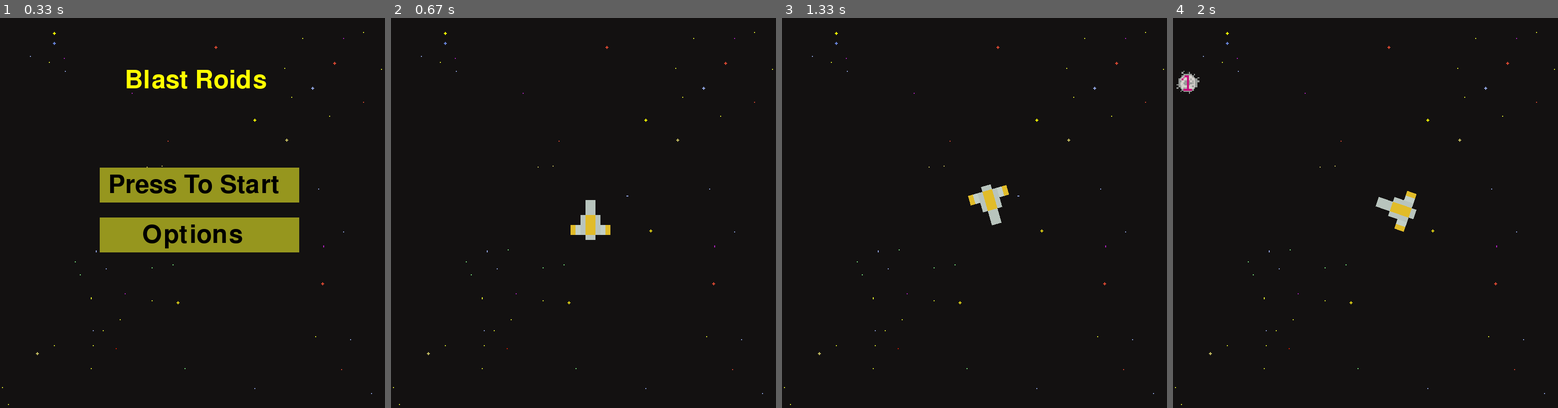
Above: before the commit, frames 1-4 (left to right).
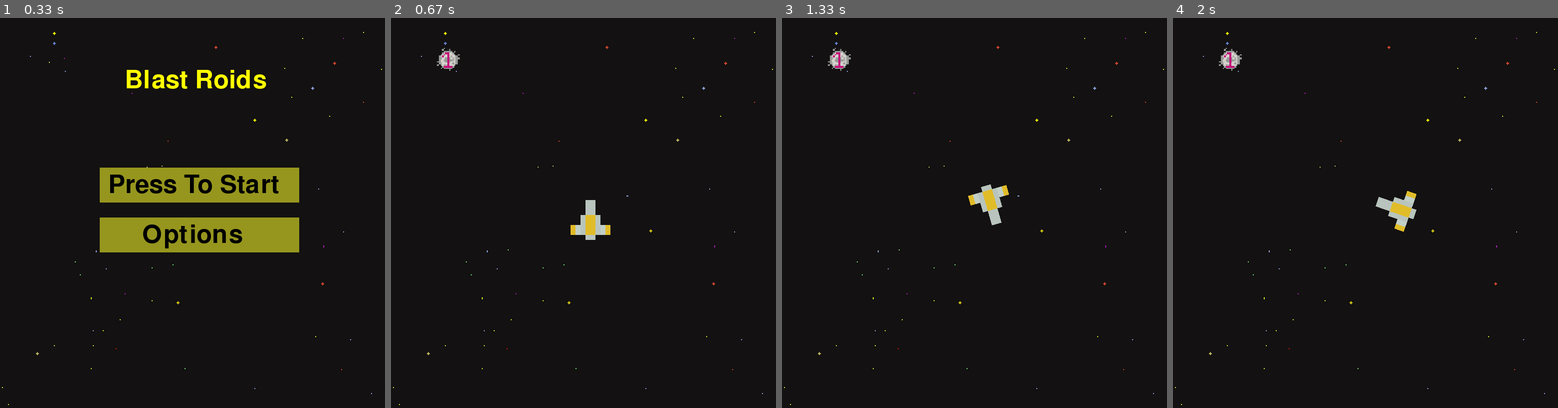
Above: after the commit, the same moments.

Repository: mrmastercat604me/pygame_project
Game: pygame game, started from maingame.py
Two runs of this game, one before a commit and one after it. Both use one fixed random seed, a clock stepped at 60 frames per second and the inputs below.
Inputs (mouse positions are in pixels of both pictures, inside the frame that each line leads up to):
- Up to frame 1 (0.33 s): no input
- Up to frame 2 (0.67 s): click "Press To Start" at 0.38 s
- Up to frame 3 (1.33 s): hold D 0.67-1.13 s; move the mouse to (982, 244) at 0.7 s; hold W from 1.17 s (still down); move the mouse to (1020, 306) at 1.2 s
- Up to frame 4 (2 s): release W at 1.47 s; hold D 1.5-1.97 s; move the mouse to (1250, 158) at 1.53 s

Frame 1 is identical in both runs. In frame 2, 0.2% of the frame differs, in the area x 11-18%, y 7-14%; in frame 3, 0.2%; in frame 4, 0.4%, in the area x 0-18%, y 7-20%.

Commit message:
debugging pt.32

Diff:
--- a/maingame.py
+++ b/maingame.py
@@ -66,9 +66,15 @@
     running = True
     click = False
     Velocity = 7
+
     shipimage = pygame.image.load("assets/pixel_ship_yellow.png")
     shipimage_rect= shipimage.get_rect()
     shipimage_rect.center = (400,400)
+    enemyimage = pygame.image.load("assets/meteor1.png")
+    enemyimage_rect= enemyimage.get_rect()
+    enemyimage_rect.x = random.randint(-100,100)
+    enemyimage_rect.y = random.randint(-100,100)
+
     while running:
         screen.fill((0,0,0))
 
@@ -81,15 +87,6 @@
             rot_image_rect = rot_image.get_rect(center = image_rect.center)
             surface.blit(rot_image,rot_image_rect.topleft)
             pygame.display.update()
-
-        enemyimage = pygame.image.load("assets/meteor1.png")
-        enemyimage_rect= enemyimage.get_rect()
-        enemyimage_rect.x = random.randint(-100,100)
-        enemyimage_rect.y = random.randint(-100,100)
-
-
-
-
 
         for event in pygame.event.get():
             key = pygame.key.get_pressed()
